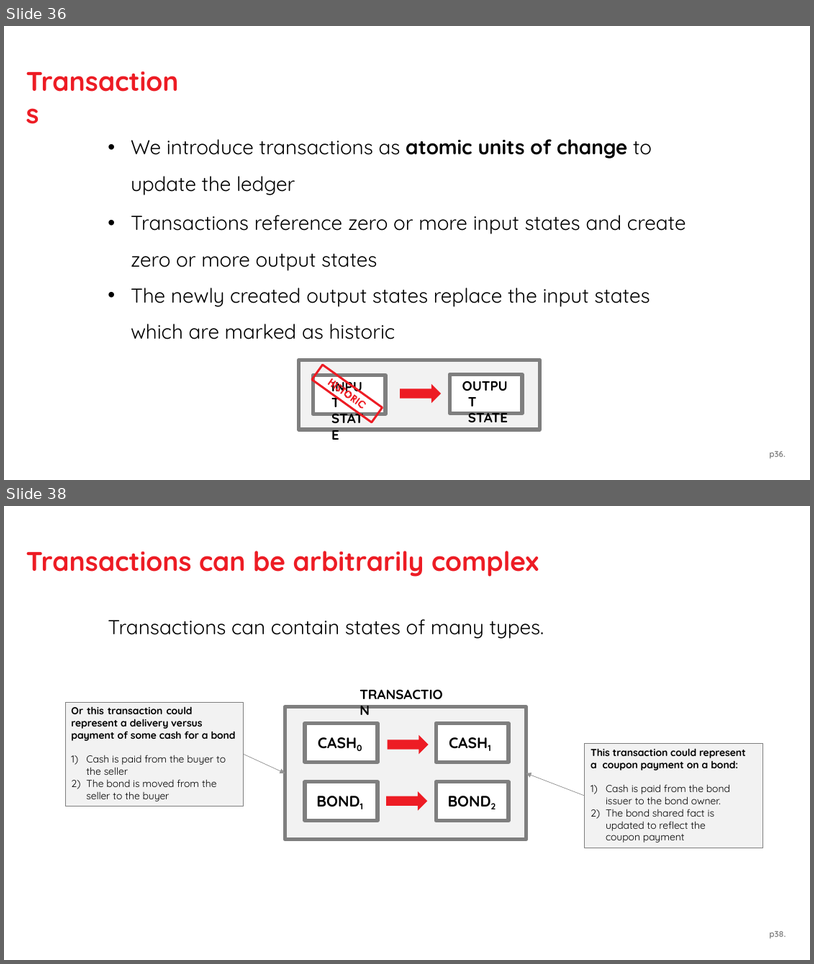
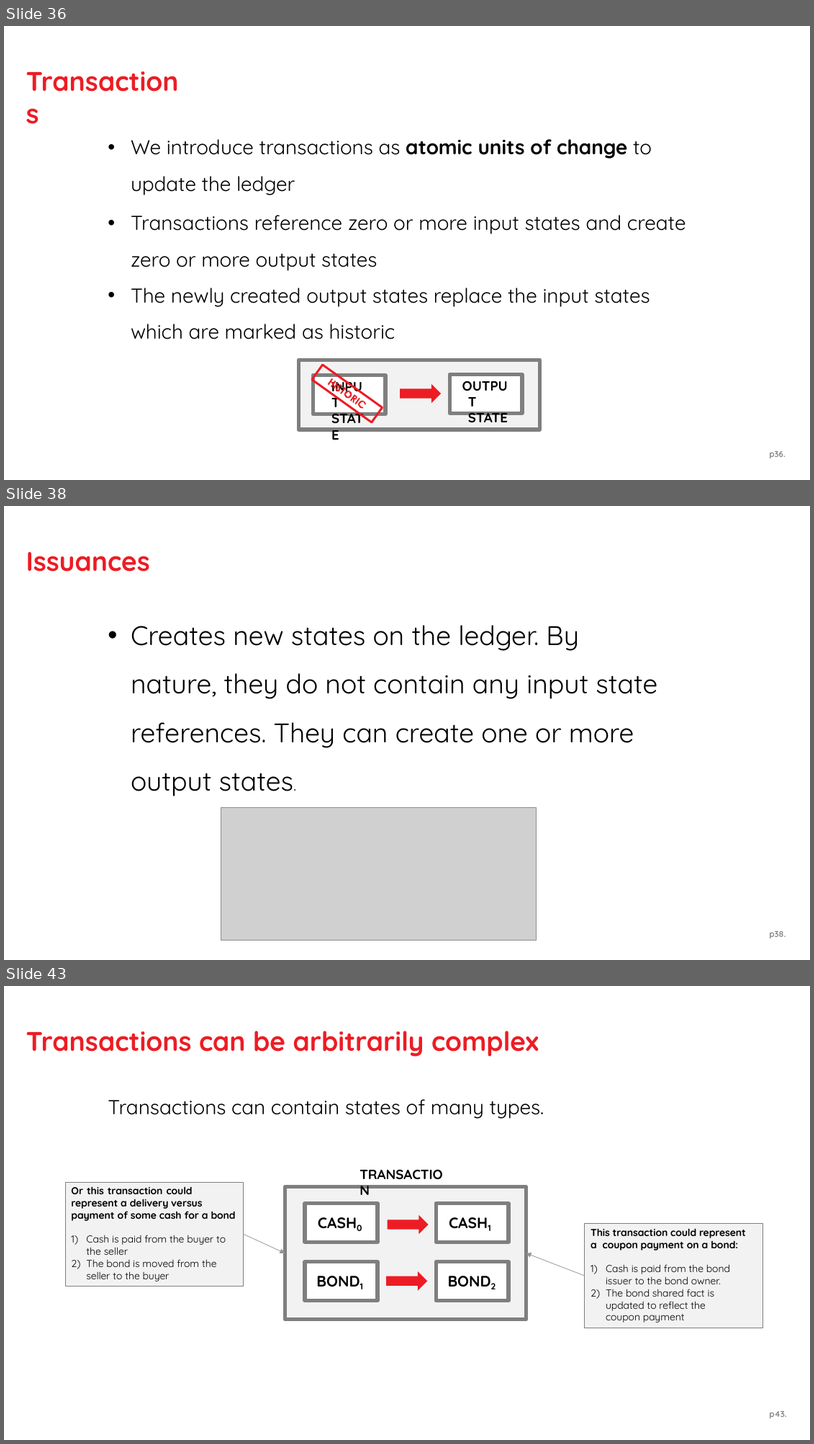
Before and after one commit to thinkgandhi/bg, a slide deck: Corda.pptx. Shown one above the other, each under a label of ours: slides 36 and 38 before the commit, slides 36, 38 and 43 after it; the slides between them are not shown. The pictures are 814x964 and 814x1444 pixels, drawn with LibreOffice and Linux fonts; fonts in the diff are those of the drawing; grey boxes stand for pictures. Boxes give left, top, right and bottom in pixels: in the first picture for what was removed or moved away, otherwise in the second. Text is boxed around its words. In the diff, an @@ line names an element or a change of style, - is before the commit and + after.

```diff
--- a/Corda.pptx
+++ b/Corda.pptx
@@ slide 38 added at <box>4,506,810,960</box>, background #FFFFFF @@
@@ title added at <box>26,552,150,572</box>, 32 pt, text #ED1C24, bold @@
+Issuances
@@ text added at <box>131,625,658,796</box>, 32 pt, text #000000 @@
+• Creates new states on the ledger. By nature, they do not contain any input state references. They can create one or more output states.
@@ picture added at <box>221,808,536,939</box> @@
@@ page number added at <box>769,931,786,938</box>, 10 pt, text #898989, bold @@
+p38.
@@ what was slide 38 is now slide 43 @@
@@ page number at <box>769,1411,787,1418</box>: text changed @@
-p38.
+p43.
```
Also in this commit, not shown: 20 slides changed, 6 other slides added.
